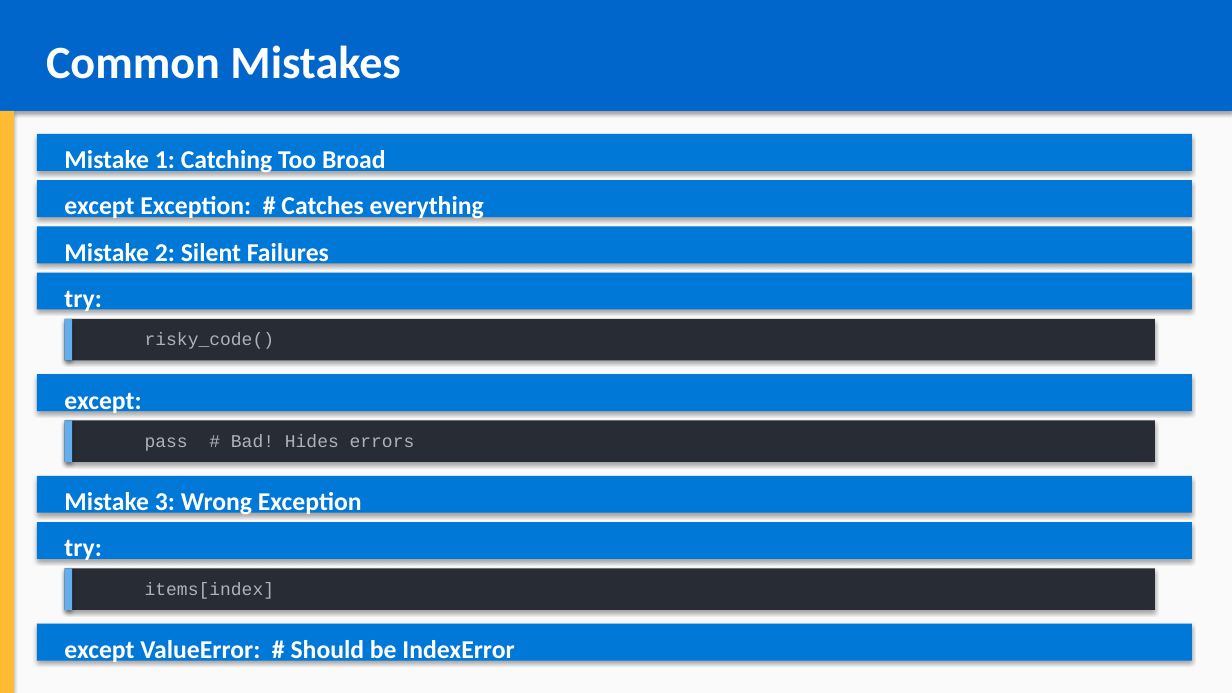
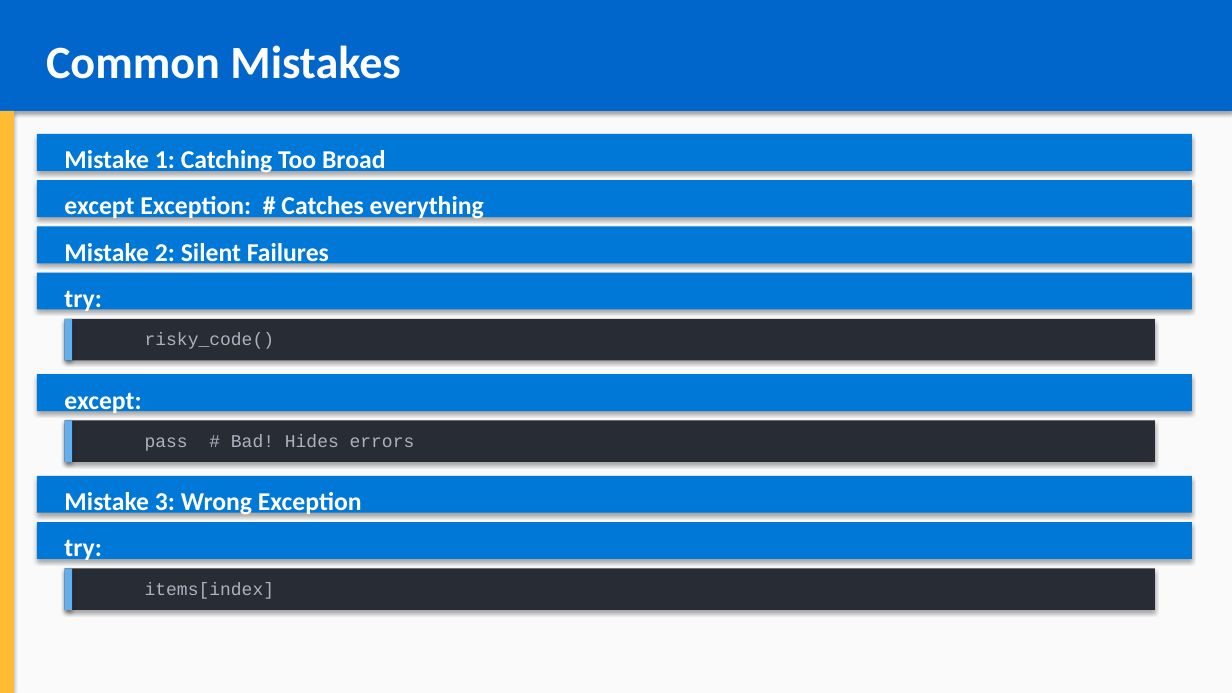
Before and after one commit to YouROS12/courses, a slide deck: slide 19 of python_course/chapter_10_error_handling/error_handling.pptx (slide 12 before the commit). Drawn at 1232x693 pixels with LibreOffice and Linux fonts; fonts in the diff are those of the drawing. Boxes give left, top, right and bottom in pixels: in the first picture for what was removed or moved away, otherwise in the second. Text is boxed around its words. In the diff, an @@ line names an element or a change of style, - is before the commit and + after.

```diff
--- a/python_course/chapter_10_error_handling/error_handling.pptx
+++ b/python_course/chapter_10_error_handling/error_handling.pptx
@@ rectangle removed at (37,624,1192,661) @@
@@ text removed at (64,640,514,664) @@
-except ValueError: # Should be IndexError
```
Also in this commit, not shown: 10 other slides changed, 10 slides added, 1 slide removed, 10 other files.
